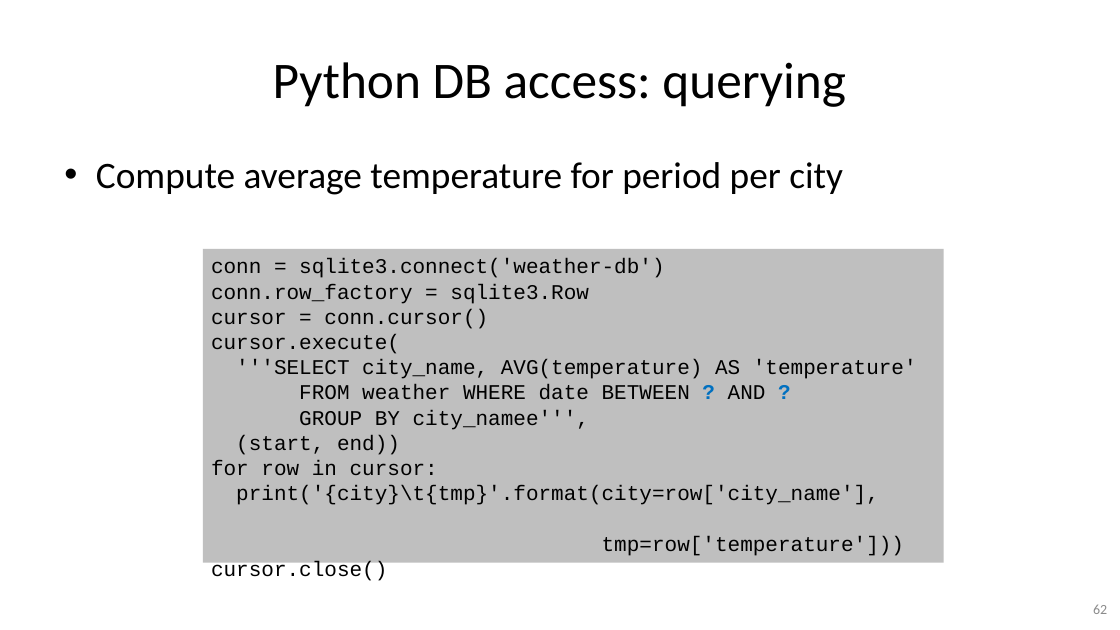
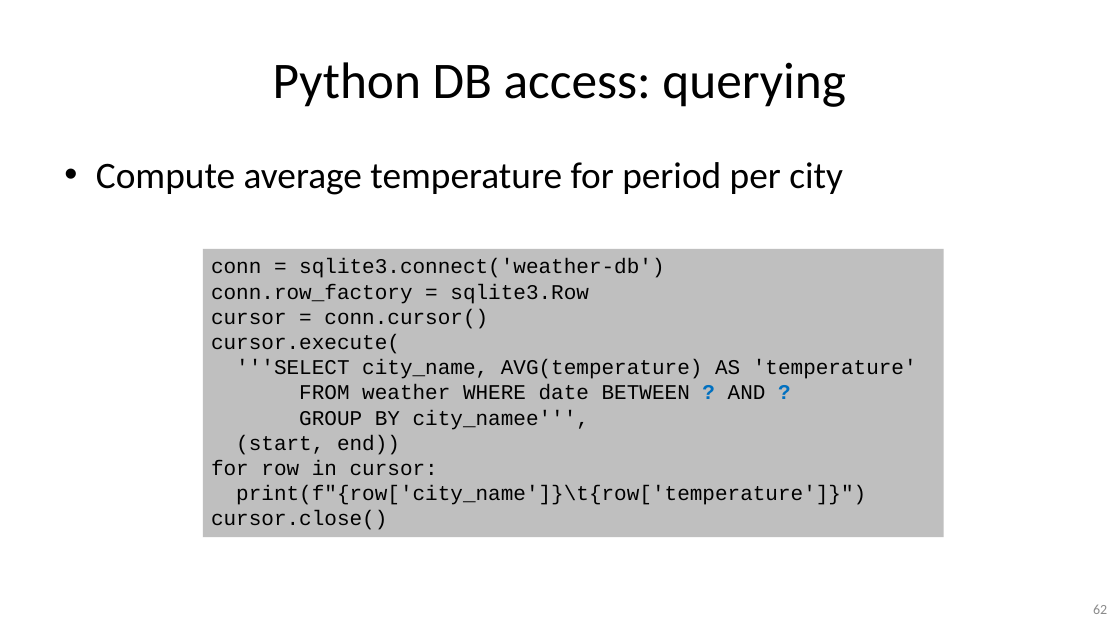
Before and after one commit to gjbex/Python-for-data-science, a slide deck: slide 62 of python_for_data_science.pptx. Drawn at 1120x630 pixels with LibreOffice and Linux fonts; fonts in the diff are those of the drawing. Boxes give left, top, right and bottom in pixels: in the first picture for what was removed or moved away, otherwise in the second. Text is boxed around its words. In the diff, an @@ line names an element or a change of style, - is before the commit and + after.

Commit message:
Fix typos, URL to RDB design

```diff
--- a/python_for_data_science.pptx
+++ b/python_for_data_science.pptx
@@ rectangle "conn = sqlite3.connect('weather-db')": place and size @@
-rectangle "conn = sqlite3.connect('weather-db')" at <box>202,249,944,563</box>
+rectangle "conn = sqlite3.connect('weather-db')" at <box>202,249,944,537</box>
@@ text in rectangle at <box>236,485,866,505</box>: text changed @@
-print('{city}\t{tmp}'.format(city=row['city_name'],
-tmp=row['temperature']))
+print(f"{row['city_name']}\t{row['temperature']}")
```
Also in this commit, not shown: 4 other slides changed.
